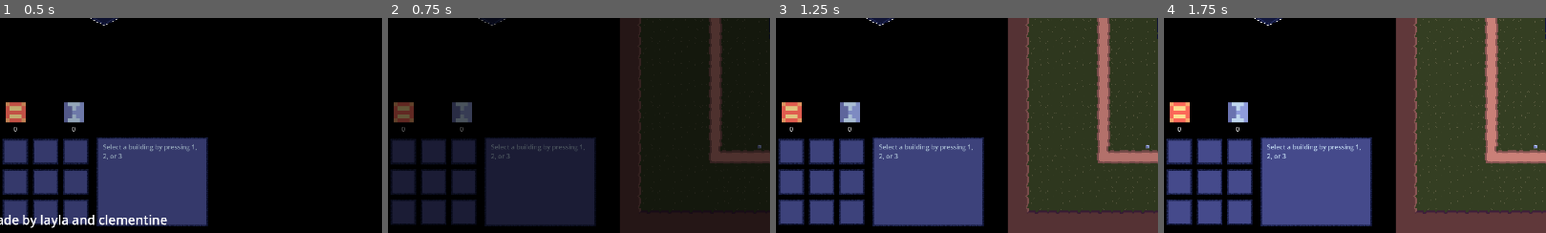
Above: before the commit, frames 1-4 (left to right).
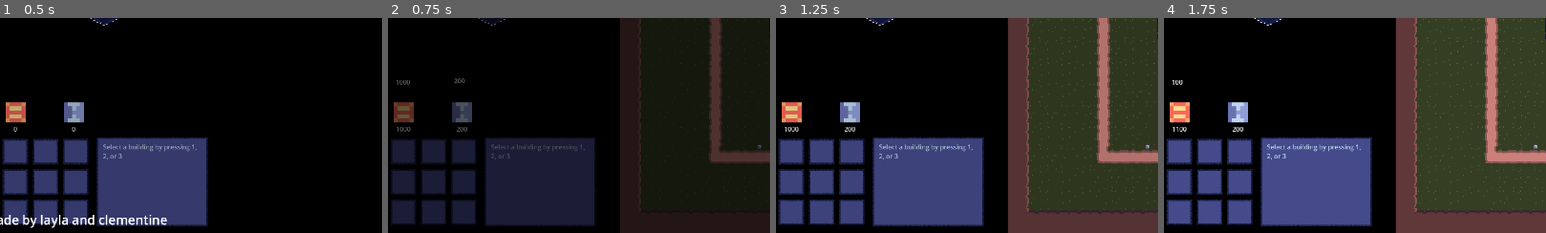
Above: after the commit, the same moments.

Repository: ClemiDouce/halloween-game-jam-2026
Game: Godot game, scene res://scenes/world.tscn
The game is run twice, just before and just after one commit, with the same random seed, the same clock (stepped at 60 frames per second) and the same inputs. Sound files missing from this copy of the repository are replaced by a short silence.
Inputs:
- Up to frame 1 (0.5 s): no input
- Up to frame 2 (0.75 s): click "Play" at 0.5 s
- Up to frame 3 (1.25 s): no input
- Up to frame 4 (1.75 s): tap Enter at 1.25 s; hold Up (ui_up) from 1.28 s (still down); tap D (destroy_building) at 1.35 s
The pictures show only the part of the screen within x 3-53%, y 50-100%; the shares and areas given below are measured in that part.

Frame 1 is identical in both runs. In frame 2, 0.2% of the frame differs, in the area x 2-21%, y 28-53%; in frame 3, 0.1%; in frame 4, 0.1%.

Commit message:
add activation and start state to player controller

Diff:
--- a/scripts/game_manager.gd
+++ b/scripts/game_manager.gd
@@ -4,6 +4,7 @@
 @onready var foreground_layer: CanvasLayer = %ForegroundLayer
 @onready var base_manager: BaseManager = $BaseManager
 @onready var music_player: AudioStreamPlayer = %MusicPlayer
+@onready var player_controller: PlayerController = %PlayerController
 
 # Level list
 @export var level_list : Array[PackedScene] = []
@@ -40,6 +41,7 @@
 	launch_level(0)
 	start_screen.hide()
 	music_player.get_stream_playback().switch_to_clip_by_name("Game Loop")
+	player_controller.start_level()
 	foreground_layer.fade_in()
 
 
--- a/scripts/player_controller.gd
+++ b/scripts/player_controller.gd
@@ -8,6 +8,11 @@
 signal building_built(building: Building)
 signal unit_queued(unit: UnitEntity)
 signal action_triggered(action_name: String)
+
+var active : bool = false
+
+var requisition_gen_timer : float = 0.
+var requisition_gen_delay : float = 1.
 
 enum SelectionStage { NONE, SELECTING }
 var _selection_stage: SelectionStage = SelectionStage.NONE:
@@ -42,6 +47,13 @@
 
 
 func _process(_delta: float) -> void:
+	if !active:
+		return
+
+	requisition_gen_timer += _delta
+	if requisition_gen_timer >= requisition_gen_delay:
+		requisition_gen_timer -= requisition_gen_delay
+		PlayerResources.requisition += 100
 	_handle_building_selection()
 
 	if Input.is_action_just_pressed("next_path"):
@@ -50,6 +62,10 @@
 
 func _input(event: InputEvent) -> void:
 	_handle_selected_building_slot(event)
+
+func start_level():
+	PlayerResources.set_start_value(1000, 200)
+	active = true
 
 
 func _handle_selected_building_slot(event: InputEvent) -> void:
